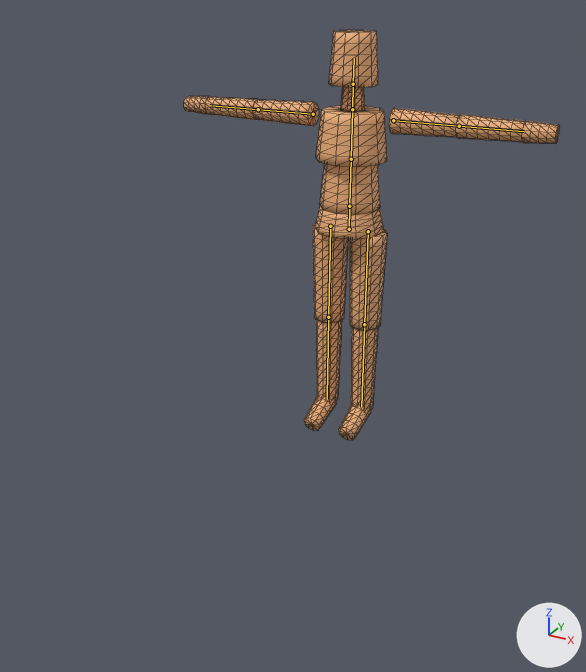
The glTF model tests/animation/assets/LuxBiped.gltf as it was, and as the next commit left it.
Before and after are seen from a camera (50 mm lens) standing at (1.43, -3.1, 1.94) and looking at (0.17, -0.81, 0.79). The axes (+X, +Y, +Z) are drawn at lower right. The lights are the same throughout. The picture after the commit comes second. The bones that change, and the others that lie on the model, are drawn over the model as lines. Mesh edges are drawn as thin lines.

The first picture shows 'LuxBipedMesh'.
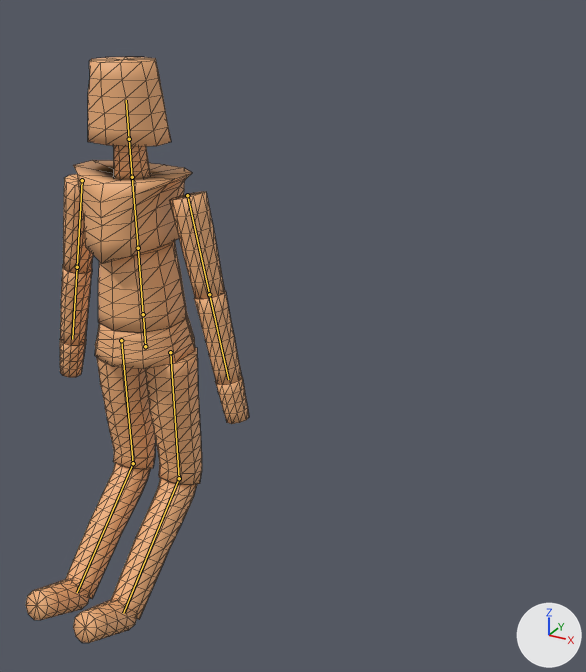
The newer file adds an action. The first version stands in its rest pose; the second is drawn at frame 25 of the action 'WalkForward'.

The change, as a diff of the scene's bpy script:
```diff
--- a/tests/animation/assets/LuxBiped.gltf.py
+++ b/tests/animation/assets/LuxBiped.gltf.py
@@ bone_hips @@
 bone_hips = bpy.data.objects['LuxBiped'].pose.bones['Hips']
-bone_hips.location = (0.0, 0.0, 0.0)
+bone_hips.location = (0.0, 0.0, 1.4)
@@ bone_upperarm_l @@
 bone_upperarm_l = bpy.data.objects['LuxBiped'].pose.bones['UpperArm.L']  # child of 'Chest'
-bone_upperarm_l.rotation_quaternion = (1.0, 0.0, 0.0, 0.0)  # degrees (0, 0, 0)
+bone_upperarm_l.rotation_quaternion = (0.777, -0.629, 0.0, 0.0)  # degrees (-78, 0, 0)
@@ bone_lowerarm_l @@
 bone_lowerarm_l = bpy.data.objects['LuxBiped'].pose.bones['LowerArm.L']  # child of 'UpperArm.L'
-bone_lowerarm_l.rotation_quaternion = (1.0, 0.0, 0.0, 0.0)  # degrees (0, 0, 0)
+bone_lowerarm_l.rotation_quaternion = (0.982, 0.0, -0.191, 0.0)  # degrees (0, -22, 0)
@@ bone_upperarm_r @@
 bone_upperarm_r = bpy.data.objects['LuxBiped'].pose.bones['UpperArm.R']  # child of 'Chest'
-bone_upperarm_r.rotation_quaternion = (1.0, 0.0, 0.0, 0.0)  # degrees (0, 0, 0)
+bone_upperarm_r.rotation_quaternion = (0.777, -0.629, 0.0, 0.0)  # degrees (-78, 0, 0)
@@ bone_lowerarm_r @@
 bone_lowerarm_r = bpy.data.objects['LuxBiped'].pose.bones['LowerArm.R']  # child of 'UpperArm.R'
-bone_lowerarm_r.rotation_quaternion = (1.0, 0.0, 0.0, 0.0)  # degrees (0, 0, 0)
+bone_lowerarm_r.rotation_quaternion = (0.982, 0.0, 0.191, 0.0)  # degrees (0, 22, 0)
@@ bone_lowerleg_l @@
 bone_lowerleg_l = bpy.data.objects['LuxBiped'].pose.bones['LowerLeg.L']  # child of 'UpperLeg.L'
-bone_lowerleg_l.rotation_quaternion = (1.0, 0.0, 0.0, 0.0)  # degrees (0, 0, 0)
+bone_lowerleg_l.rotation_quaternion = (0.921, -0.391, 0.0, 0.0)  # degrees (-46, 0, 0)
@@ bone_lowerleg_r @@
 bone_lowerleg_r = bpy.data.objects['LuxBiped'].pose.bones['LowerLeg.R']  # child of 'UpperLeg.R'
-bone_lowerleg_r.rotation_quaternion = (1.0, 0.0, 0.0, 0.0)  # degrees (0, 0, 0)
+bone_lowerleg_r.rotation_quaternion = (0.921, -0.391, 0.0, 0.0)  # degrees (-46, 0, 0)
```

Boxes [x1, y1, x2, y2] around the edits, measured in the pictures (586 x 672 px):
'LuxBipedMesh', posed (41% narrower, 43% taller)
    before: [184, 30, 560, 440]
    after: [26, 57, 249, 643]
bone 'Hips', root to tip
    before: (349, 229) to (349, 208)
    after: (145, 346) to (143, 318)
bone 'UpperArm.L', root to tip
    before: (393, 120) to (459, 126)
    after: (187, 195) to (209, 294)
bone 'LowerArm.L', root to tip
    before: (459, 126) to (524, 131)
    after: (209, 294) to (228, 379)
bone 'UpperArm.R', root to tip
    before: (313, 114) to (258, 109)
    after: (82, 180) to (77, 267)
bone 'LowerArm.R', root to tip
    before: (258, 109) to (210, 105)
    after: (77, 267) to (72, 339)
bone 'LowerLeg.L', root to tip
    before: (364, 324) to (361, 407)
    after: (179, 478) to (123, 613)
bone 'LowerLeg.R', root to tip
    before: (328, 317) to (327, 398)
    after: (133, 463) to (77, 592)
